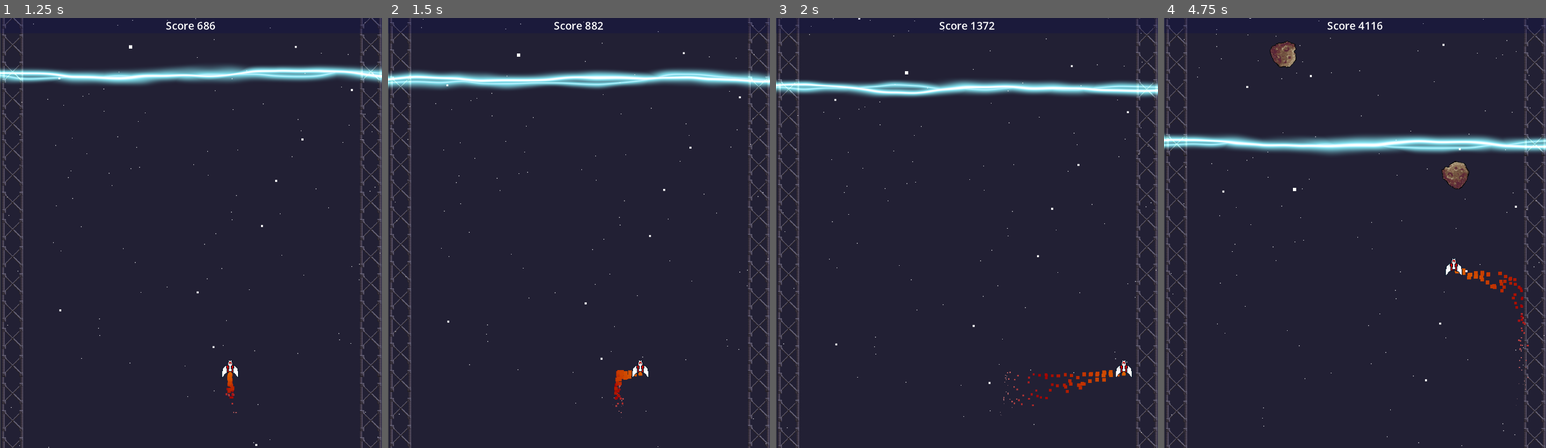
Above: before the commit, frames 1-4 (left to right).
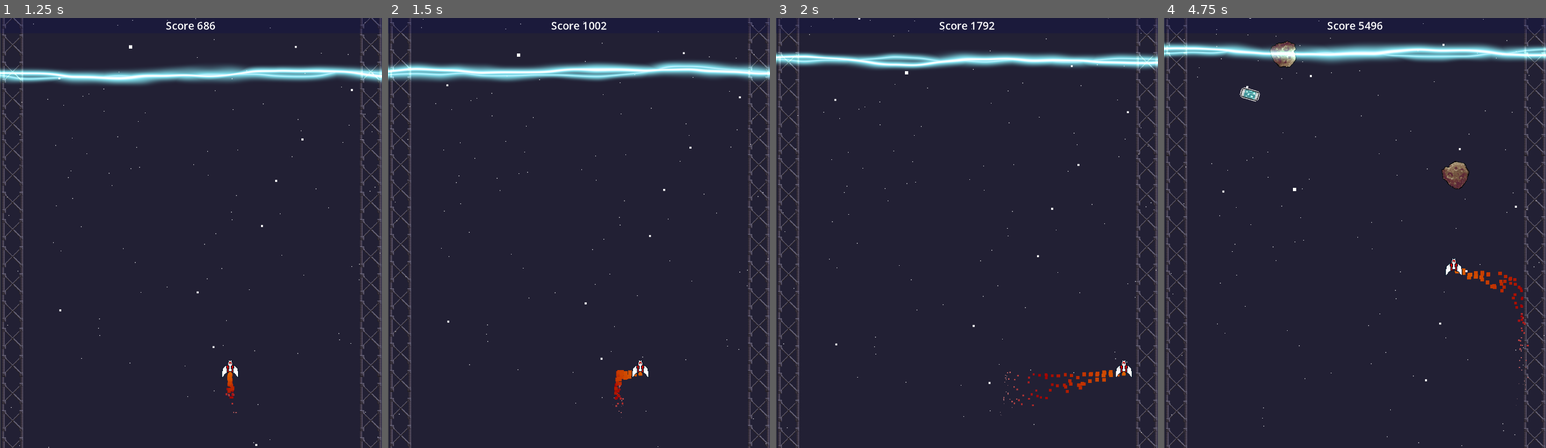
Above: after the commit, the same moments.

Repository: markusweiss/LudumDare54
Game: Godot game, scene res://Scenes/Death/death.tscn
Two runs of this game, one before a commit and one after it. Both use one fixed random seed, a clock stepped at 60 frames per second and the inputs below. This scene is started directly instead of the project's main scene.
Inputs:
- Up to frame 1 (1.25 s): click "Try Again" at 0.5 s
- Up to frame 2 (1.5 s): hold Right (move_right) from 1.28 s (still down); hold Space (emp, bound only after the commit) from 1.28 s (still down)
- Up to frame 3 (2 s): keep holding Right (move_right); keep holding Space (emp, bound only after the commit)
- Up to frame 4 (4.75 s): release Right (move_right) at 2.03 s; release Space (emp, bound only after the commit) at 2.03 s; hold Down (move_down) 2.03-2.78 s; tap Space (emp, bound only after the commit) at 2.1, 3.6 s; hold Right (move_right) 2.78-3.53 s; hold Space (emp, bound only after the commit) 2.78-3.53 s; hold Up (move_up) 3.53-4.28 s; hold Left (move_left) from 4.28 s (still down); hold Space (emp, bound only after the commit) from 4.28 s (still down)

Frame 1 is identical in both runs. In frame 2, 5.5% of the frame differs, in the area x 0-100%, y 0-17%; in frame 3, 6.6%; in frame 4, 7.6%, in the area x 0-100%, y 0-32%.

Commit message:
add emp and fix things

Diff:
--- a/Scenes/Death/death.gd
+++ b/Scenes/Death/death.gd
@@ -2,9 +2,14 @@
 
 func _ready():
 	%Score.text = str(Global.scoreTogether) + " points"
+	if Global.scoreTogether > Global.highScore:
+		Global.highScore =Global.scoreTogether
 
 func _on_try_again_pressed():
 	get_tree().change_scene_to_file("res://Scenes/Main/main.tscn")
 
 func _on_quit_pressed():
 	get_tree().quit()
+
+func _on_back_to_start_pressed():
+	get_tree().change_scene_to_file("res://Scenes/Start/start.tscn")
--- a/Scenes/Death/death.tscn
+++ b/Scenes/Death/death.tscn
@@ -5,13 +5,6 @@
 
 [node name="Dead" type="CanvasLayer"]
 script = ExtResource("1_7bo3a")
-
-[node name="ColorRect" type="ColorRect" parent="."]
-visible = false
-offset_left = -65.0
-offset_right = 1202.0
-offset_bottom = 1358.0
-color = Color(0.141176, 0, 0.164706, 1)
 
 [node name="Sprite2D" type="Sprite2D" parent="."]
 position = Vector2(288, 324)
@@ -75,4 +68,5 @@
 text = "Quit"
 
 [connection signal="pressed" from="MarginContainer/PanelContainer/VBoxContainer/TryAgain" to="." method="_on_try_again_pressed"]
+[connection signal="pressed" from="MarginContainer/PanelContainer/VBoxContainer/BackToStart" to="." method="_on_back_to_start_pressed"]
 [connection signal="pressed" from="MarginContainer/PanelContainer/VBoxContainer/Quit" to="." method="_on_quit_pressed"]
--- /dev/null
+++ b/Scenes/Items/emp.gd
@@ -0,0 +1,17 @@
+extends Area2D
+
+var speed = 100
+var rng = RandomNumberGenerator.new()
+var rand_int = rng.randi_range(76, 500)
+
+var rotation_speed = 20
+
+func _ready():
+	rotation_degrees = rand_int
+	position = Vector2(rand_int, 0)
+
+func _process(delta):
+	rotate(deg_to_rad(rotation_speed * delta) * -1)
+	position.y += speed * delta
+	if position.y > 700:
+		queue_free()
--- /dev/null
+++ b/Scenes/Items/emp.tscn
@@ -0,0 +1,26 @@
+[gd_scene load_steps=5 format=3 uid="uid://doej0kkpm0w7j"]
+
+[ext_resource type="Script" path="res://Scenes/Items/emp.gd" id="1_77hbh"]
+[ext_resource type="Texture2D" uid="uid://de6bsbl34qohr" path="res://Scenes/Items/emp.png" id="1_uwlsn"]
+
+[sub_resource type="CapsuleShape2D" id="CapsuleShape2D_3wb2f"]
+
+[sub_resource type="SpriteFrames" id="SpriteFrames_ieqdc"]
+animations = [{
+"frames": [{
+"duration": 1.0,
+"texture": ExtResource("1_uwlsn")
+}],
+"loop": true,
+"name": &"default",
+"speed": 5.0
+}]
+
+[node name="EMP" type="Area2D"]
+script = ExtResource("1_77hbh")
+
+[node name="CollisionShape2D" type="CollisionShape2D" parent="."]
+shape = SubResource("CapsuleShape2D_3wb2f")
+
+[node name="AnimatedSprite2D" type="AnimatedSprite2D" parent="."]
+sprite_frames = SubResource("SpriteFrames_ieqdc")
--- /dev/null
+++ b/Scenes/Main/SpawnEMP.gd
@@ -0,0 +1,7 @@
+extends Node2D
+
+var spawnEMP = preload("res://Scenes/Items/emp.tscn")
+
+func _on_create_magnet_timeout():
+	var emp_temp = spawnEMP.instantiate()
+	add_child(emp_temp)
--- a/Scenes/Main/main.tscn
+++ b/Scenes/Main/main.tscn
@@ -6,6 +6,7 @@
 [ext_resource type="PackedScene" uid="uid://cpg0tyu25sm64" path="res://Scenes/UI/ui.tscn" id="1_lvrkr"]
 [ext_resource type="Texture2D" uid="uid://dnk2p32h0045f" path="res://Scenes/Main/background_one.png" id="2_espex"]
 [ext_resource type="Script" path="res://Scenes/Main/ParallaxBackground.gd" id="3_8mbdb"]
+[ext_resource type="Script" path="res://Scenes/Main/SpawnEMP.gd" id="8_3ujk2"]
 [ext_resource type="Script" path="res://Scenes/Main/SpawnMagnet.gd" id="8_mlruu"]
 [ext_resource type="Script" path="res://Scenes/Main/SpawnAsteroid.gd" id="8_nwqen"]
 
@@ -42,6 +43,13 @@
 wait_time = 5.0
 autostart = true
 
+[node name="SpawnEMP" type="Node2D" parent="."]
+script = ExtResource("8_3ujk2")
+
+[node name="CreateEMP" type="Timer" parent="SpawnEMP"]
+wait_time = 3.0
+autostart = true
+
 [node name="SpawnAsteroid" type="Node2D" parent="."]
 script = ExtResource("8_nwqen")
 
@@ -50,4 +58,5 @@
 autostart = true
 
 [connection signal="timeout" from="SpawnMagnet/CreateMagnet" to="SpawnMagnet" method="_on_create_magnet_timeout"]
+[connection signal="timeout" from="SpawnEMP/CreateEMP" to="SpawnEMP" method="_on_create_magnet_timeout"]
 [connection signal="timeout" from="SpawnAsteroid/CreateAsteroid" to="SpawnAsteroid" method="_on_create_asteroid_timeout"]
--- /dev/null
+++ b/Scenes/Start/start.gd
@@ -0,0 +1,13 @@
+extends CanvasLayer
+
+
+func _ready():
+	%HighScore.text = str(Global.highScore) + " points"
+
+
+func _on_start_game_pressed():
+	get_tree().change_scene_to_file("res://Scenes/Main/main.tscn")
+
+
+func _on_quit_game_pressed():
+	get_tree().quit()
--- /dev/null
+++ b/Scenes/Start/start.tscn
@@ -0,0 +1,73 @@
+[gd_scene load_steps=3 format=3 uid="uid://cbmiu7h5ub00j"]
+
+[ext_resource type="Script" path="res://Scenes/Start/start.gd" id="1_0yo5n"]
+[ext_resource type="Texture2D" uid="uid://dxrypusta8p08" path="res://Scenes/Death/static_bg.png" id="1_kfns4"]
+
+[node name="Start" type="CanvasLayer"]
+script = ExtResource("1_0yo5n")
+
+[node name="Sprite2D" type="Sprite2D" parent="."]
+position = Vector2(287, 325)
+texture = ExtResource("1_kfns4")
+
+[node name="PanelContainer" type="PanelContainer" parent="Sprite2D"]
+custom_minimum_size = Vector2(400, 400)
+anchors_preset = 8
+anchor_left = 0.5
+anchor_top = 0.5
+anchor_right = 0.5
+anchor_bottom = 0.5
+offset_left = -488.0
+offset_top = -524.0
+offset_right = -88.0
+offset_bottom = -124.0
+grow_horizontal = 2
+grow_vertical = 2
+
+[node name="VBoxContainer" type="VBoxContainer" parent="Sprite2D/PanelContainer"]
+layout_mode = 2
+
+[node name="Label" type="Label" parent="Sprite2D/PanelContainer/VBoxContainer"]
+layout_mode = 2
+text = "Your Highscore is:"
+horizontal_alignment = 1
+
+[node name="HighScore" type="Label" parent="Sprite2D/PanelContainer/VBoxContainer"]
+unique_name_in_owner = true
+layout_mode = 2
+text = "0"
+horizontal_alignment = 1
+
+[node name="StartGame" type="Button" parent="Sprite2D/PanelContainer/VBoxContainer"]
+layout_mode = 2
+size_flags_horizontal = 4
+text = "Start Game"
+
+[node name="Archivements" type="Button" parent="Sprite2D/PanelContainer/VBoxContainer"]
+layout_mode = 2
+size_flags_horizontal = 4
+text = "Archivements"
+
+[node name="QuitGame" type="Button" parent="Sprite2D/PanelContainer/VBoxContainer"]
+layout_mode = 2
+size_flags_horizontal = 4
+text = "Quit Game"
+
+[node name="PanelContainer2" type="PanelContainer" parent="Sprite2D"]
+custom_minimum_size = Vector2(400, 100)
+anchors_preset = 5
+anchor_left = 0.5
+anchor_right = 0.5
+offset_left = -288.0
+offset_top = -324.0
+offset_right = -288.0
+offset_bottom = -324.0
+grow_horizontal = 2
+
+[node name="Label" type="Label" parent="Sprite2D/PanelContainer2"]
+layout_mode = 2
+text = "Welcome to LudumDare54"
+horizontal_alignment = 1
+
+[connection signal="pressed" from="Sprite2D/PanelContainer/VBoxContainer/StartGame" to="." method="_on_start_game_pressed"]
+[connection signal="pressed" from="Sprite2D/PanelContainer/VBoxContainer/QuitGame" to="." method="_on_quit_game_pressed"]
--- a/Scenes/Wall/wall.gd
+++ b/Scenes/Wall/wall.gd
@@ -29,3 +29,8 @@
 
 	if position.y >= 600:
 		Global.magnet=true
+
+
+func _input(event):
+	if event.is_action_pressed("emp"):
+		Global.magnet=true
--- a/global.gd
+++ b/global.gd
@@ -4,3 +4,4 @@
 var magnet = false
 var laserSpeed = 30
 var scoreTogether = 0
+var highScore = 0
--- a/project.godot
+++ b/project.godot
@@ -52,6 +52,11 @@
 , Object(InputEventKey,"resource_local_to_scene":false,"resource_name":"","device":-1,"window_id":0,"alt_pressed":false,"shift_pressed":false,"ctrl_pressed":false,"meta_pressed":false,"pressed":false,"keycode":0,"physical_keycode":83,"key_label":0,"unicode":115,"echo":false,"script":null)
 ]
 }
+emp={
+"deadzone": 0.5,
+"events": [Object(InputEventKey,"resource_local_to_scene":false,"resource_name":"","device":-1,"window_id":0,"alt_pressed":false,"shift_pressed":false,"ctrl_pressed":false,"meta_pressed":false,"pressed":false,"keycode":0,"physical_keycode":32,"key_label":0,"unicode":32,"echo":false,"script":null)
+]
+}
 
 [rendering]
 
Binary file added: Scenes/Items/emp.png
Not shown, added: Scenes/Items/emp.png.import
Not shown: 1 places in Scenes/Main/main.tscn that only renumber resources
